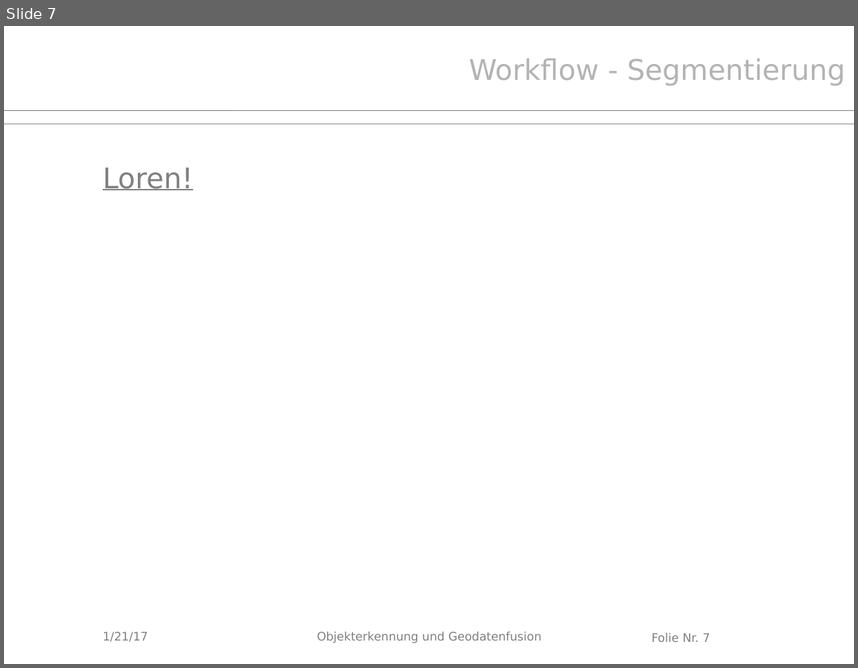
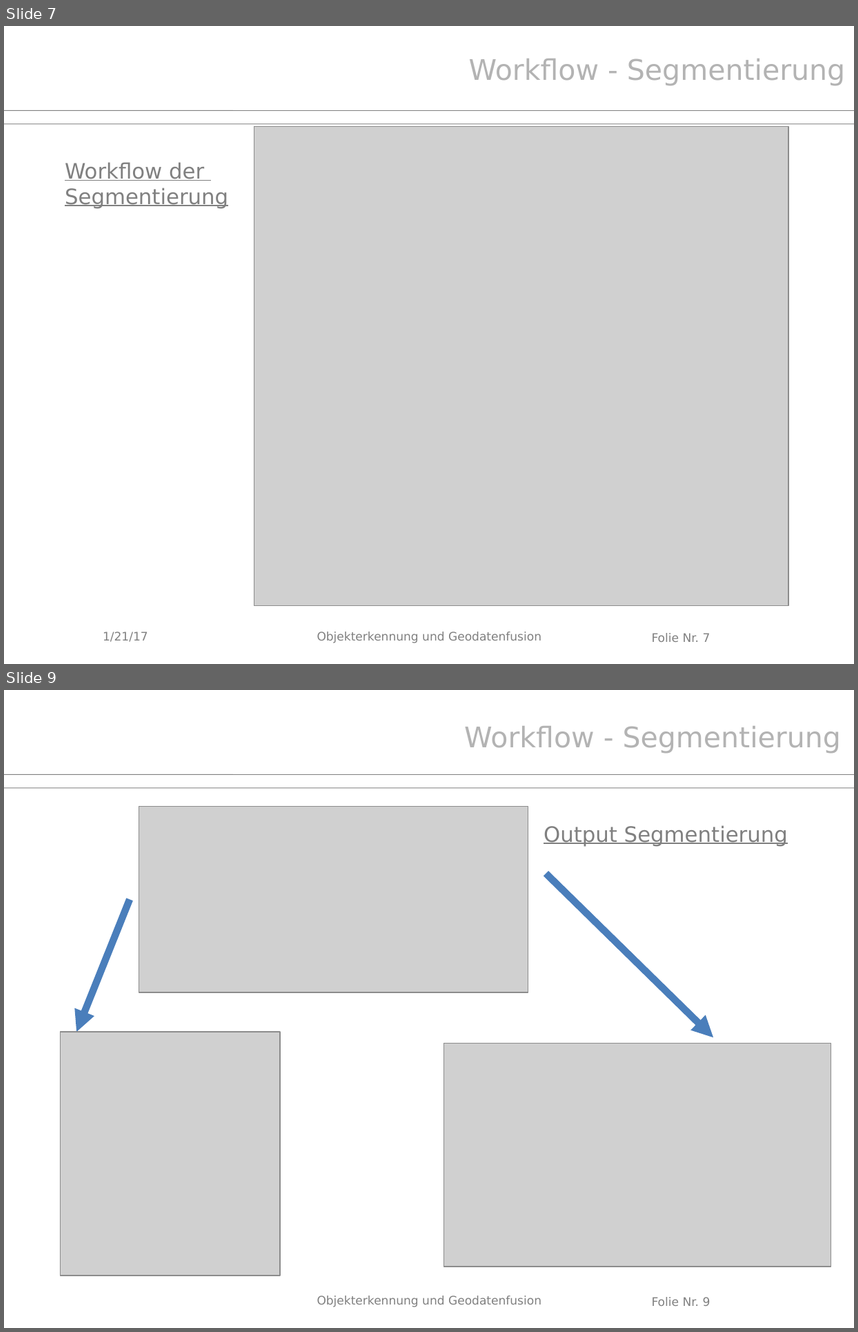
Before and after one commit to Kalmar131/PCL_Dachstuhl2016, a slide deck: Abschlusspräsentation.pptx. Shown one above the other, each under a label of ours: slide 7 before the commit, slides 7 and 9 after it; the slides between them are not shown. The pictures are 858x668 and 858x1332 pixels, drawn with LibreOffice and Linux fonts; fonts in the diff are those of the drawing; grey boxes stand for pictures; background and template pictures are left out. Boxes give left, top, right and bottom in pixels: in the first picture for what was removed or moved away, otherwise in the second. Text is boxed around its words. In the diff, an @@ line names an element or a change of style, - is before the commit and + after.

```diff
--- a/Abschlusspräsentation.pptx
+++ b/Abschlusspräsentation.pptx
@@ slide 9 added at [4, 690, 854, 1328], background #FFFFFF; not listed: 4 template elements that a slide beside it also shows @@
@@ text added at [464, 726, 841, 753], 24 pt, text #B3B3B3 @@
+Workflow - Segmentierung
@@ picture added at [139, 807, 528, 993] @@
@@ text added at [544, 825, 788, 847], 18 pt, text #808080, underline @@
+Output Segmentierung
@@ arrow added from (546, 874) to (713, 1037), #4A7EBB 6.01 pt @@
@@ arrow added from (130, 899) to (76, 1032), #4A7EBB 6.01 pt @@
@@ picture added at [60, 1032, 279, 1275] @@
@@ picture added at [444, 1043, 831, 1265] @@
@@ slide 7 changed as well @@
@@ picture added at [254, 126, 789, 605] @@
@@ text added at [65, 162, 228, 209], 18 pt, text #808080, underline @@
+Workflow der
+Segmentierung
@@ text removed at [103, 167, 193, 190] @@
-Loren!
```
Also in this commit, not shown: 14 other slides changed, 10 other slides added, 1 slide removed.
